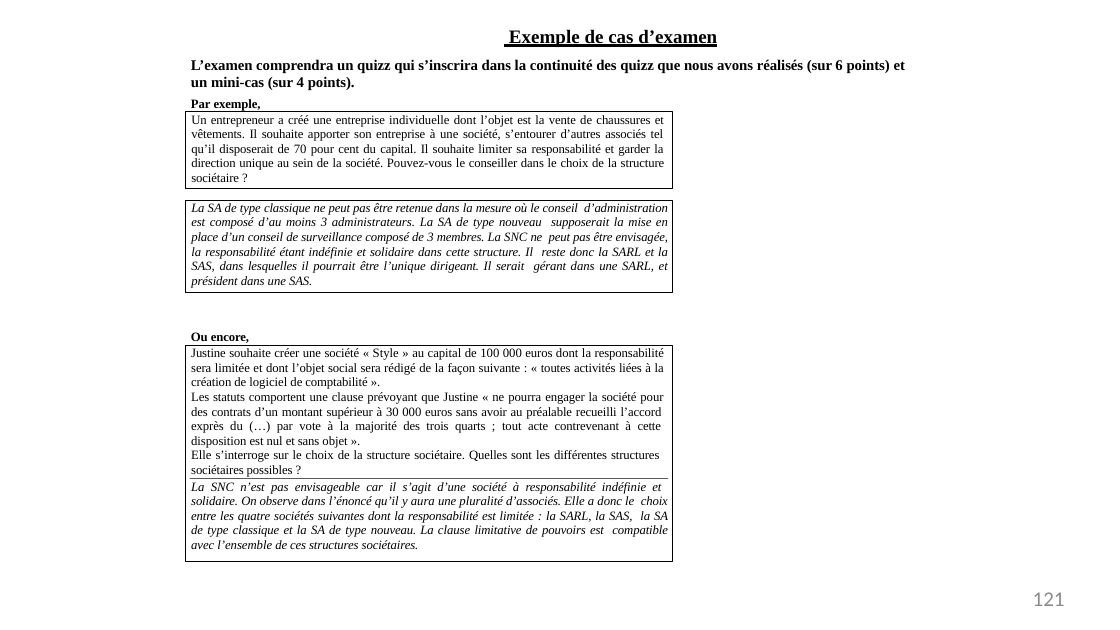
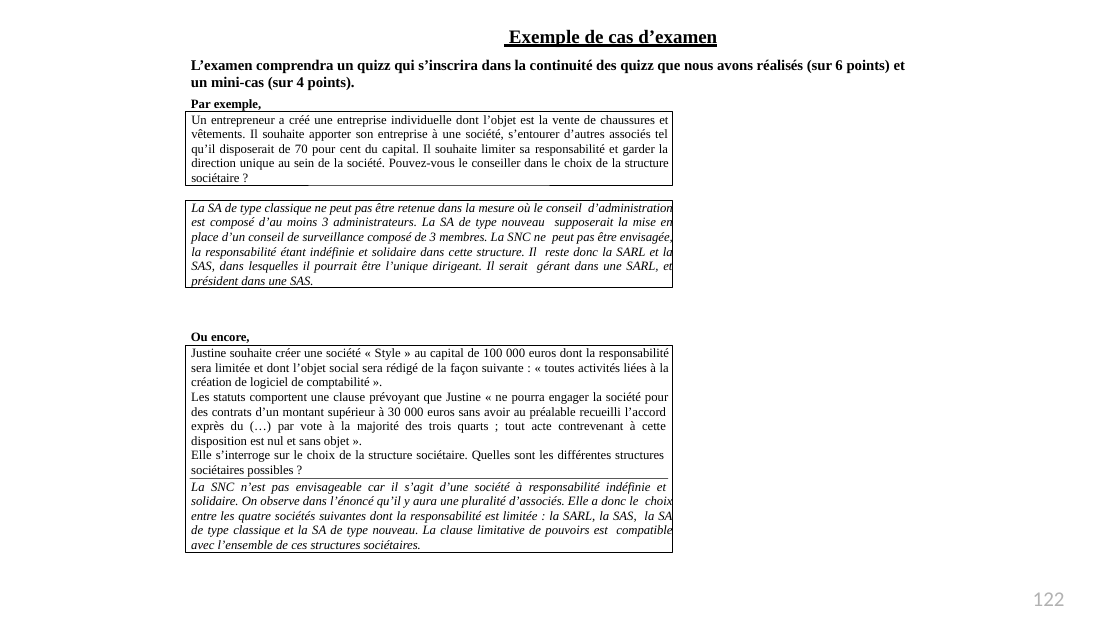
Before and after one commit to iamiago/ING2, a slide deck: slide 122 of DroitDesAffaires/Support-droit-des-affaires_Septembre-2021.pptx (slide 121 before the commit). Drawn at 1120x630 pixels with LibreOffice and Linux fonts; fonts in the diff are those of the drawing. Boxes give left, top, right and bottom in pixels: in the first picture for what was removed or moved away, otherwise in the second. Text is boxed around its words. In the diff, an @@ line names an element or a change of style, - is before the commit and + after.

```diff
--- a/DroitDesAffaires/Support-droit-des-affaires_Septembre-2021.pptx
+++ b/DroitDesAffaires/Support-droit-des-affaires_Septembre-2021.pptx
@@ rectangle "Un entrepreneur a créé une ...": place and size @@
-rectangle "Un entrepreneur a créé une ..." at [186,112,673,189]
+rectangle "Un entrepreneur a créé une ..." at [186,112,673,185]
@@ rectangle "Un entrepreneur a créé une ..." at [186,112,673,185]: letter spacing 0.1 to 0 pt in "la" @@
@@ rectangle "La SA de type classique ...": place and size @@
-rectangle "La SA de type classique ..." at [186,200,673,292]
+rectangle "La SA de type classique ..." at [186,200,673,288]
@@ rectangle "Justine souhaite créer une société ...": place and size @@
-rectangle "Justine souhaite créer une société ..." at [185,345,672,561]
+rectangle "Justine souhaite créer une société ..." at [185,345,672,552]
@@ page number at [1033,592,1065,606]: text changed; text colour #8C8C8C to #B2B2B2 @@
-121
+122
```
Also in this commit, not shown: 106 other slides changed, 1 slide added, 38 other files.
